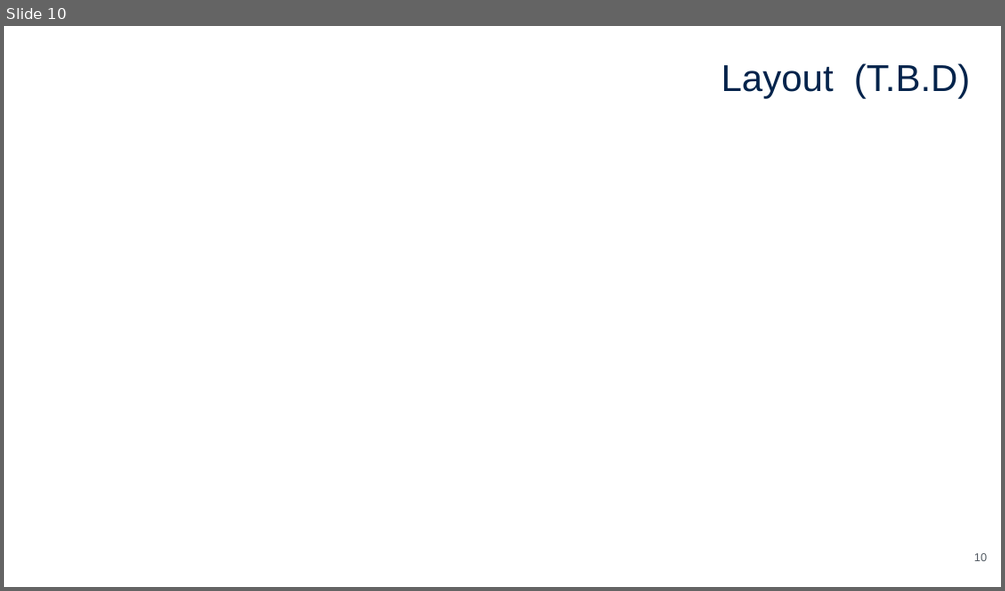
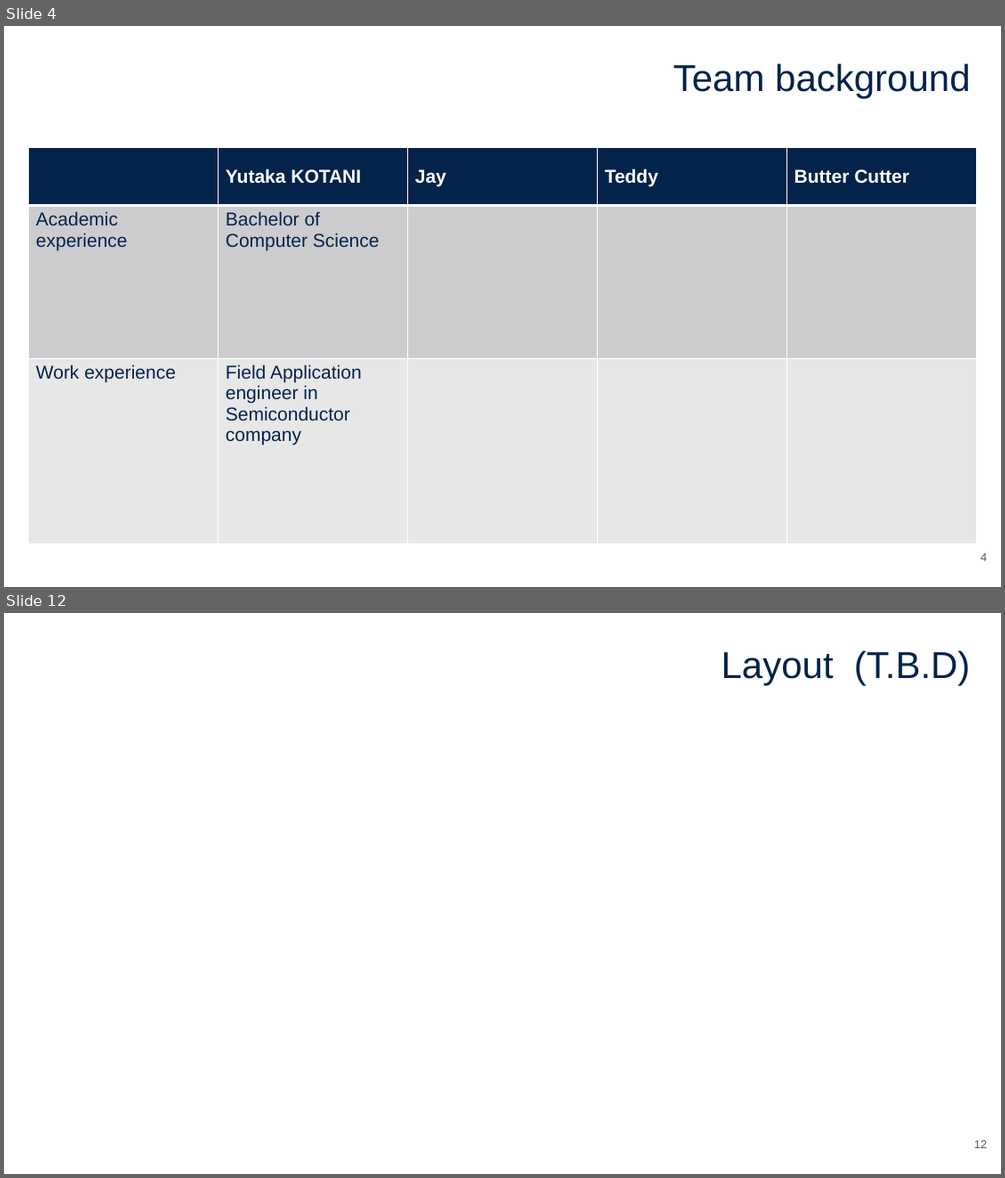
Before and after one commit to yutaka-kotani-stj/2026_sscs_gf180, a slide deck: proposal/proposal.pptx. Shown one above the other, each under a label of ours: slide 10 before the commit, slides 4 and 12 after it; the slides between them are not shown. The pictures are 1005x591 and 1005x1178 pixels, drawn with LibreOffice and Linux fonts; fonts in the diff are those of the drawing. Boxes give left, top, right and bottom in pixels: in the first picture for what was removed or moved away, otherwise in the second. Text is boxed around its words. In the diff, an @@ line names an element or a change of style, - is before the commit and + after.

```diff
--- a/proposal/proposal.pptx
+++ b/proposal/proposal.pptx
@@ slide 4 added at box(4, 26, 1001, 587), background #FFFFFF @@
@@ title added at box(673, 63, 970, 99), 36 pt, text #03234B @@
+Team background
@@ table added at box(29, 147, 979, 543), 3 rows, 5 columns @@
+ | Yutaka KOTANI | Jay | Teddy | Butter Cutter
+Academic experience | Bachelor of Computer Science |  |  | 
+Work experience | Field Application engineer in Semiconductor company |  |  | 
@@ page number added at box(980, 553, 987, 561), 11 pt, text #525A63 @@
+4
@@ what was slide 10 is now slide 12 @@
@@ page number at box(974, 1140, 987, 1148): text changed @@
-10
+12
```
Also in this commit, not shown: 8 slides changed, 2 other slides added, 1 slide removed.
